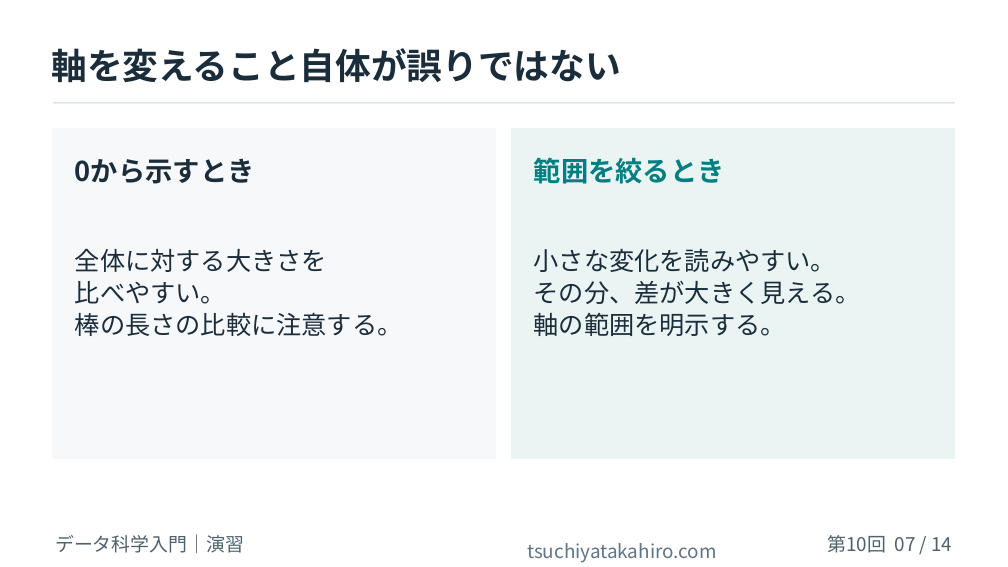
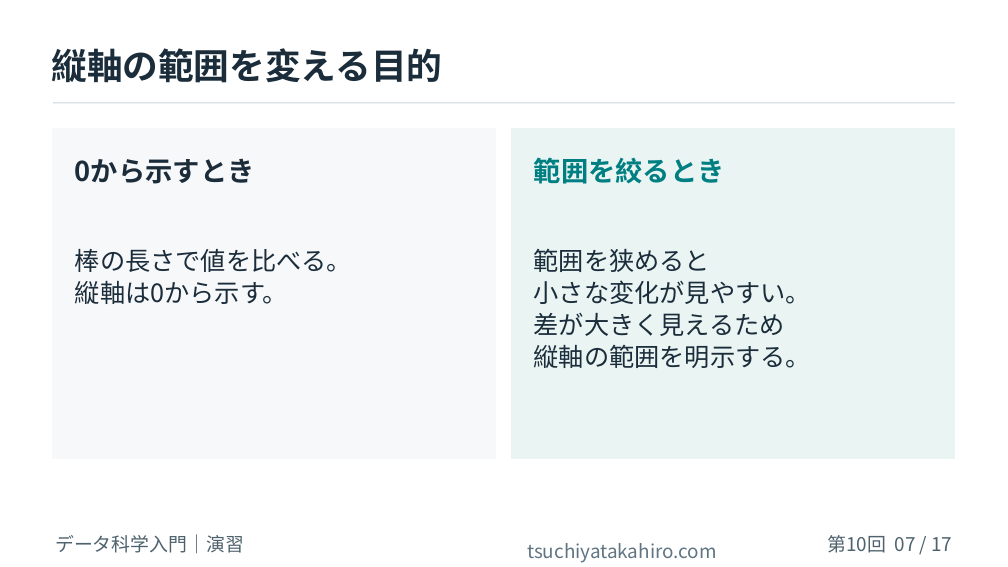
Before and after one commit to tsuchiyatakahirolab/ai-data-literacy, a slide deck: slide 7 of slides/Week10_Read_Charts.pptx. Drawn at 1008x567 pixels with LibreOffice and Linux fonts; fonts in the diff are those of the drawing; background and template pictures are left out. Boxes give left, top, right and bottom in pixels: in the first picture for what was removed or moved away, otherwise in the second. Text is boxed around its words. In the diff, an @@ line names an element or a change of style, - is before the commit and + after.

```diff
--- a/slides/Week10_Read_Charts.pptx
+++ b/slides/Week10_Read_Charts.pptx
@@ text at [51,48,442,83]: text changed @@
-軸を変えること自体が誤りではない
+縦軸の範囲を変える目的
@@ text at [75,249,352,304]: text changed @@
-全体に対する大きさを
-比べやすい。
-棒の長さの比較に注意する。
+棒の長さで値を比べる。
+縦軸は0から示す。
@@ text at [534,249,811,368]: text changed @@
-小さな変化を読みやすい。
-その分、差が大きく見える。
-軸の範囲を明示する。
+範囲を狭めると
+小さな変化が見やすい。
+差が大きく見えるため
+縦軸の範囲を明示する。
@@ text at [827,535,953,553]: text changed @@
-第10回 07 / 14
+第10回 07 / 17
```
Also in this commit, not shown: 12 other slides changed, 4 slides added, 1 slide removed, 37 other files.
